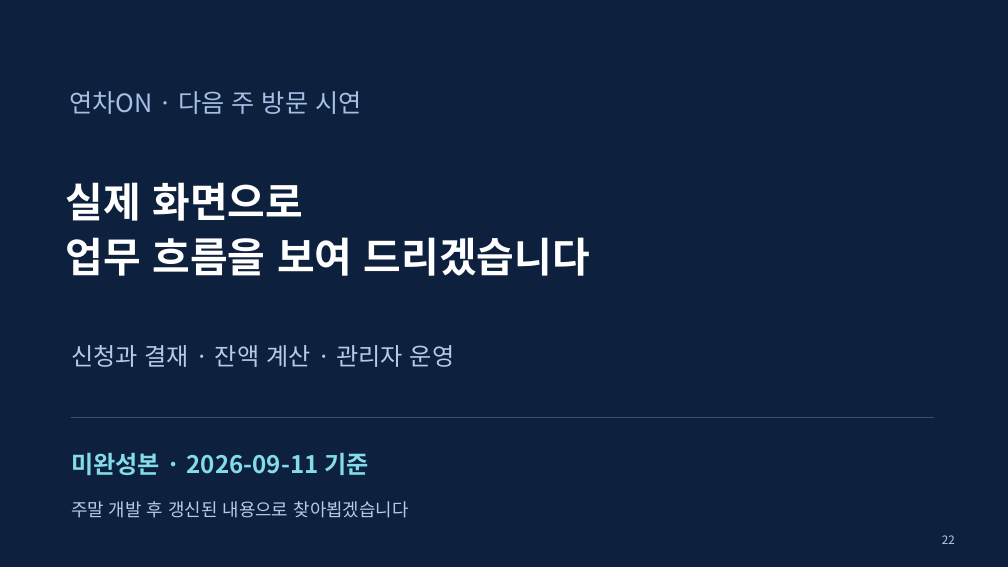
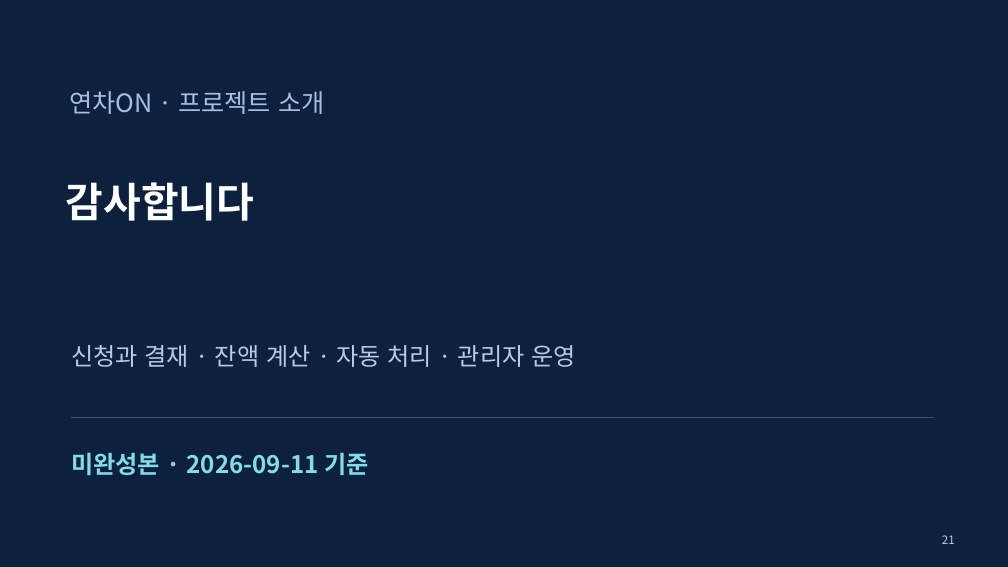
Before and after one commit to yejun9052/mlsoft-first-project, a slide deck: slide 21 of docs/발표자료/연차ON-프로젝트-소개-2026-09-11.pptx (slide 22 before the commit). Drawn at 1008x567 pixels with LibreOffice and Linux fonts; fonts in the diff are those of the drawing. Boxes give left, top, right and bottom in pixels: in the first picture for what was removed or moved away, otherwise in the second. Text is boxed around its words. In the diff, an @@ line names an element or a change of style, - is before the commit and + after.

```diff
--- a/docs/발표자료/연차ON-프로젝트-소개-2026-09-11.pptx
+++ b/docs/발표자료/연차ON-프로젝트-소개-2026-09-11.pptx
@@ text at [70,91,324,114]: text changed @@
-연차ON · 다음 주 방문 시연
+연차ON · 프로젝트 소개
@@ text at [66,182,254,221]: text changed @@
-실제 화면으로
-업무 흐름을 보여 드리겠습니다
+감사합니다
@@ text at [71,345,575,367]: text changed @@
-신청과 결재 · 잔액 계산 · 관리자 운영
+신청과 결재 · 잔액 계산 · 자동 처리 · 관리자 운영
@@ text removed at [71,501,409,518] @@
-주말 개발 후 갱신된 내용으로 찾아뵙겠습니다
```
Also in this commit, not shown: 20 other slides changed, 1 slide removed, 2 other files.
